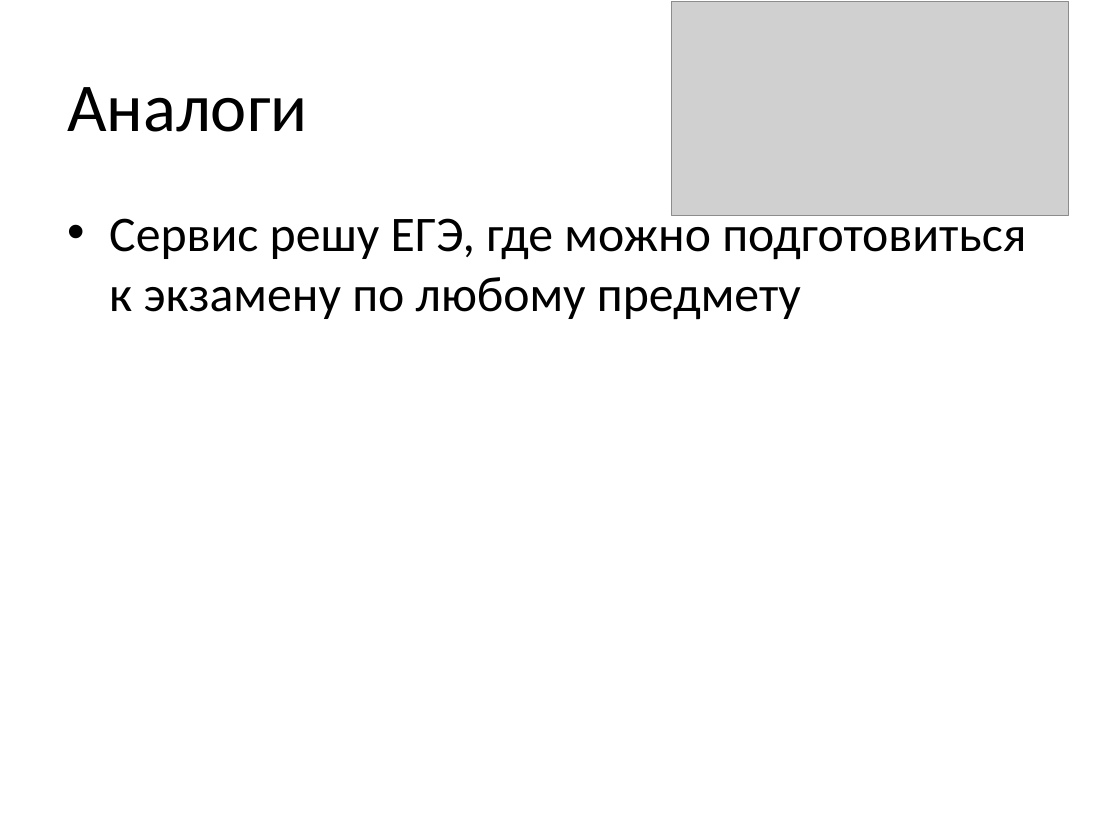
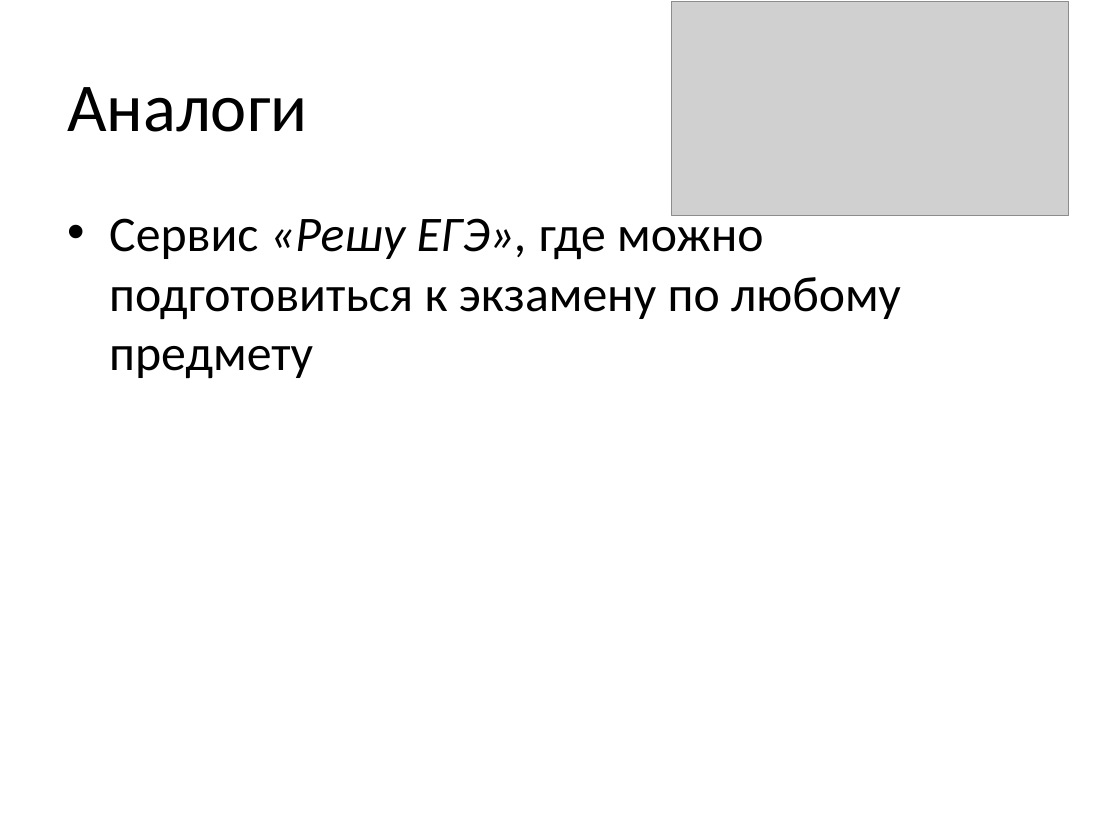
Before and after one commit to novd7/yandex_project1_stress_in_words, a slide deck: slide 4 of defence_of_progect/presentation.pptx. Drawn at 1120x840 pixels with LibreOffice and Linux fonts; fonts in the diff are those of the drawing; grey boxes stand for pictures. Boxes give left, top, right and bottom in pixels: in the first picture for what was removed or moved away, otherwise in the second. Text is boxed around its words. In the diff, an @@ line names an element or a change of style, - is before the commit and + after.

```diff
--- a/defence_of_progect/presentation.pptx
+++ b/defence_of_progect/presentation.pptx
@@ text at <box>109,210,901,379</box>: text changed @@
-• Сервис решу ЕГЭ, где можно подготовиться к экзамену по любому предмету
+• Сервис «Решу ЕГЭ», где можно подготовиться к экзамену по любому предмету
```
Also in this commit, not shown: 4 other slides changed, 3 other files.
